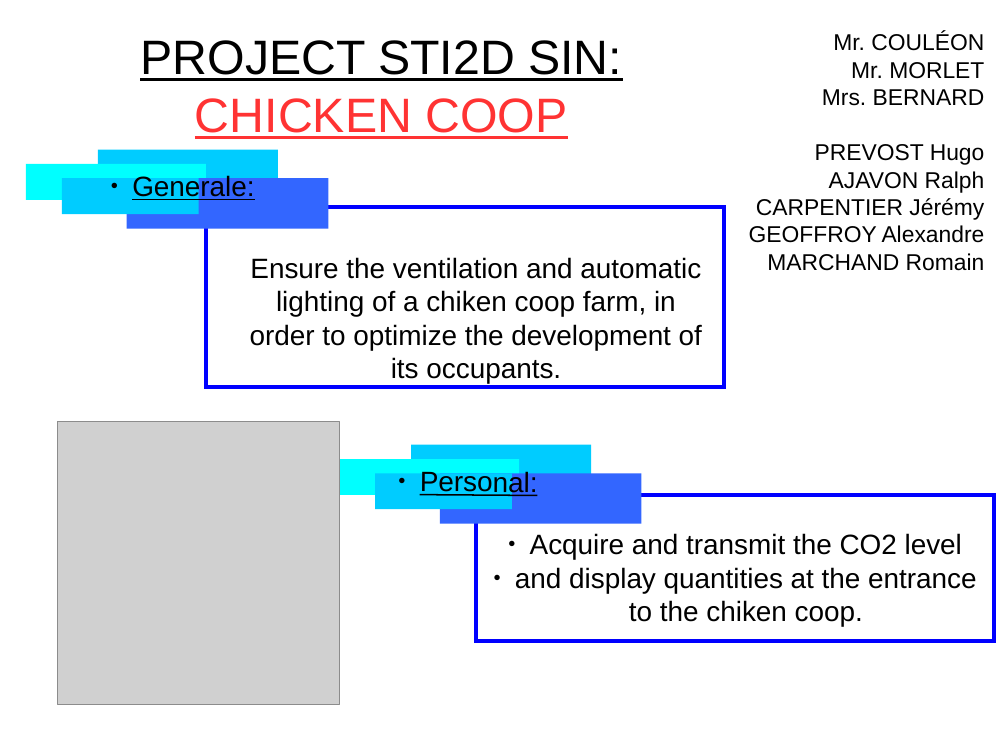
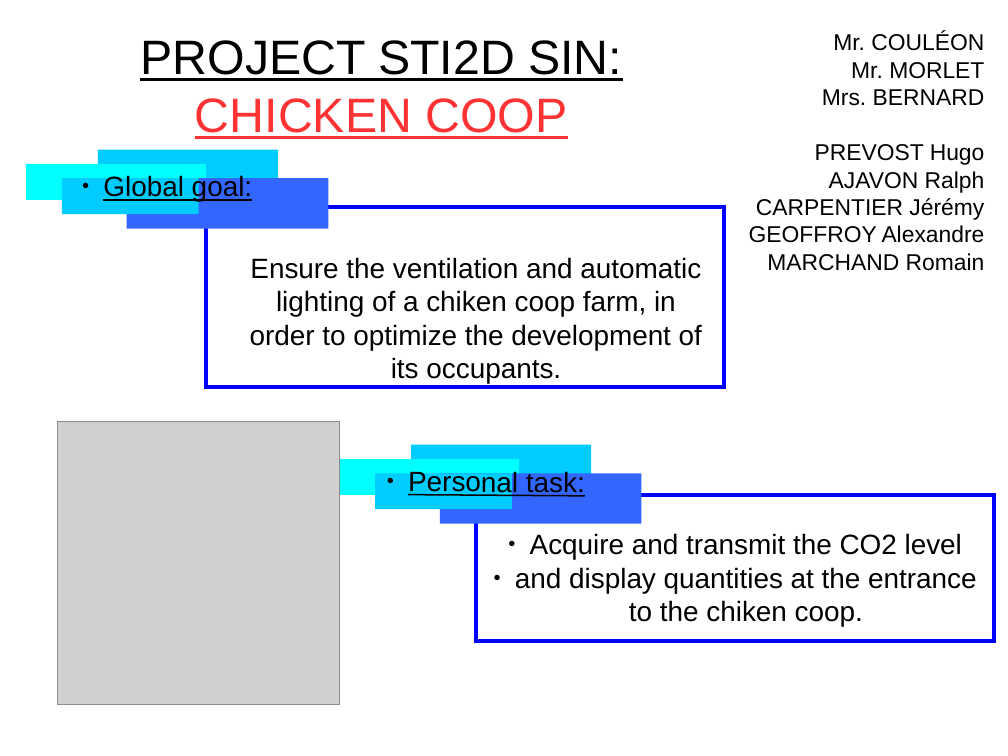
Before and after one commit to lesliesam96/Projet-STI2D, a slide deck: slide 1 of hugo/diapo_ETLV_R2.odp. Drawn at 1008x756 pixels with LibreOffice and Linux fonts; fonts in the diff are those of the drawing; grey boxes stand for pictures. Boxes give left, top, right and bottom in pixels: in the first picture for what was removed or moved away, otherwise in the second. Text is boxed around its words. In the diff, an @@ line names an element or a change of style, - is before the commit and + after.

```diff
--- a/hugo/diapo_ETLV_R2.odp
+++ b/hugo/diapo_ETLV_R2.odp
@@ text at (103, 175, 252, 202): text changed @@
-● Generale:
+● Global goal:
@@ text at (408, 469, 585, 497): text changed @@
-● Personal:
+● Personal task:
```
Also in this commit, not shown: 3 other slides changed.
